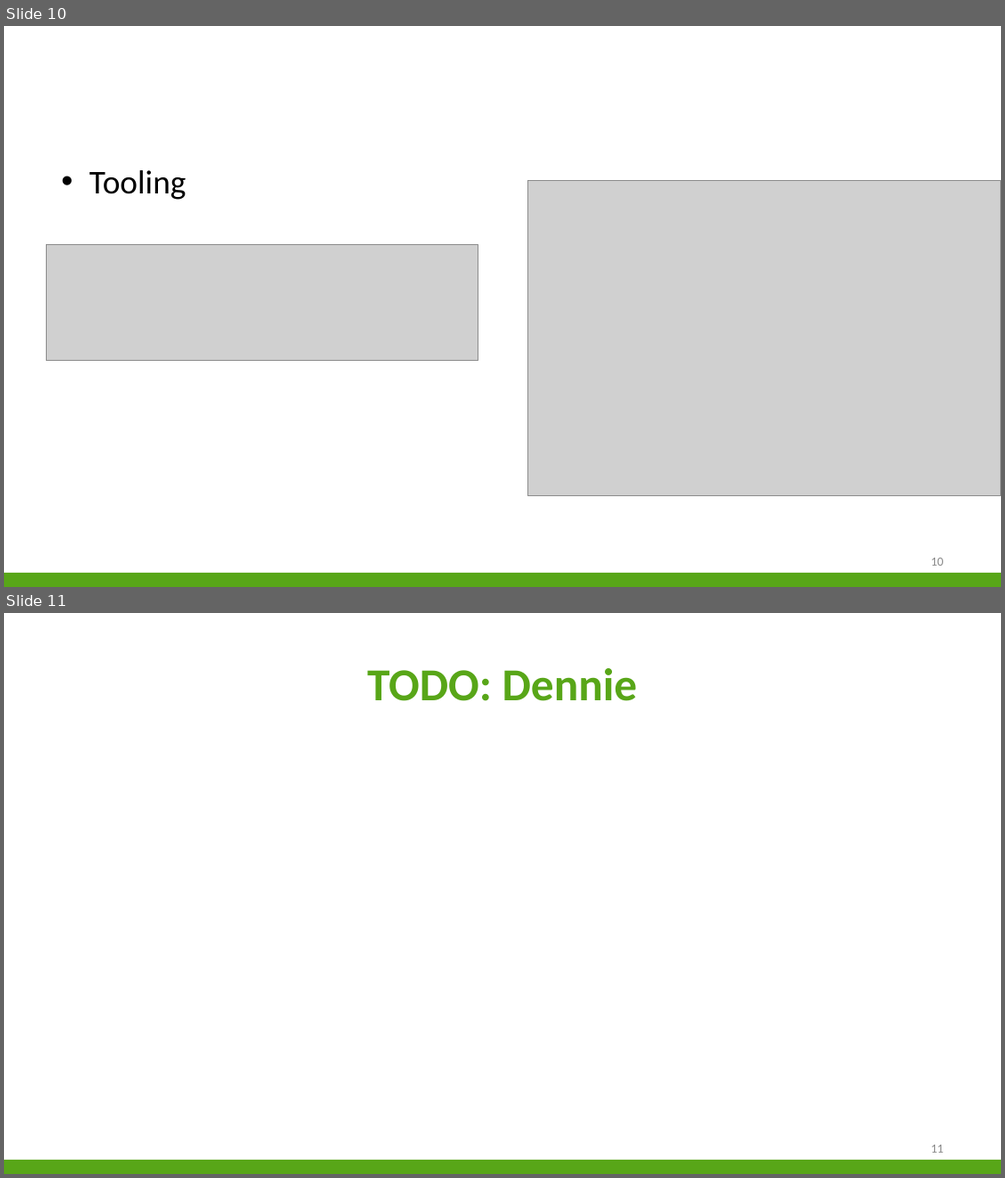
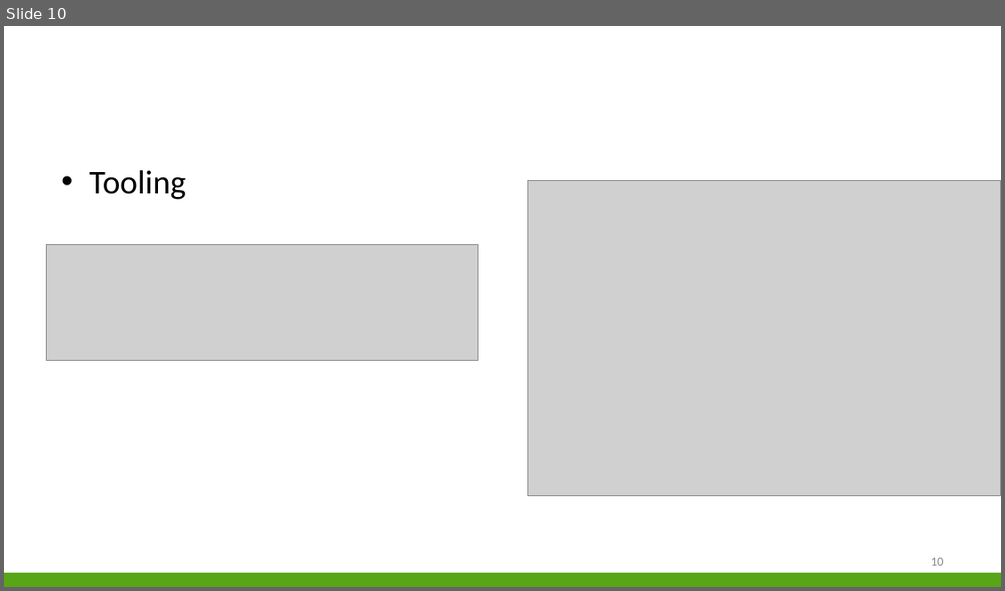
Before and after one commit to niekvandael/iTalent, a slide deck: italent/documents/english/EnglishPresentation.pptx. Shown one above the other, each under a label of ours: slides 10 and 11 before the commit, slide 10 after it. The pictures are 1005x1178 and 1005x591 pixels, drawn with LibreOffice and Linux fonts; fonts in the diff are those of the drawing; grey boxes stand for pictures; background and template pictures are left out. Boxes give left, top, right and bottom in pixels: in the first picture for what was removed or moved away, otherwise in the second. Text is boxed around its words. In the diff, an @@ line names an element or a change of style, - is before the commit and + after.

```diff
--- a/italent/documents/english/EnglishPresentation.pptx
+++ b/italent/documents/english/EnglishPresentation.pptx
@@ slide 11 removed at (4,613,1001,1174), background #FFFFFF; not listed: 1 template element that a slide beside it also shows @@
@@ title removed at (367,668,638,701) @@
-TODO: Dennie
@@ page number removed at (930,1144,943,1152) @@
-11
```
Also in this commit, not shown: 1 slide changed, 4 slides added, 1 other file.
